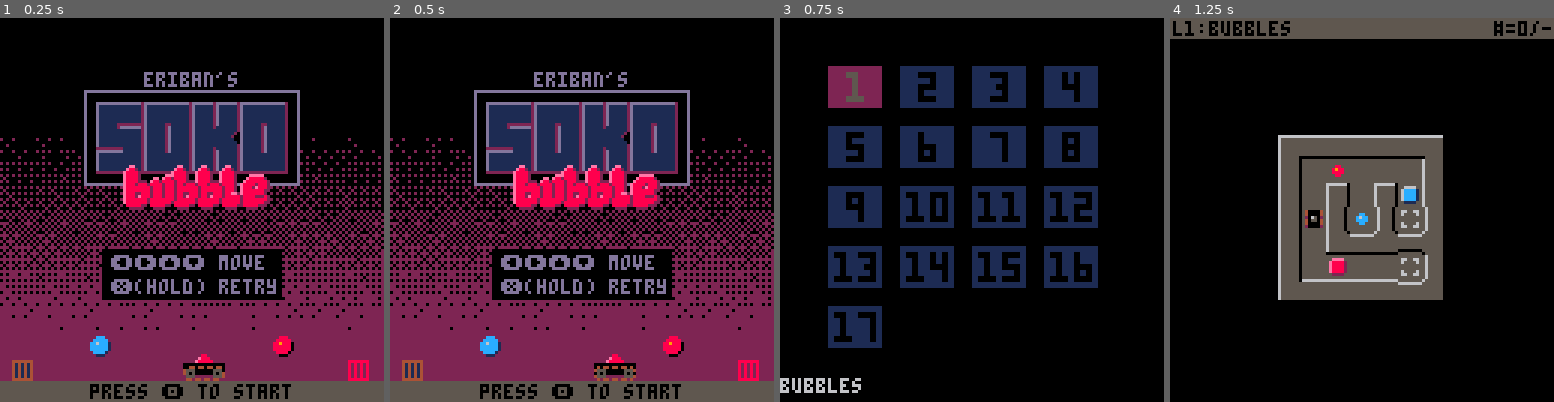
Above: before the commit, frames 1-4 (left to right).
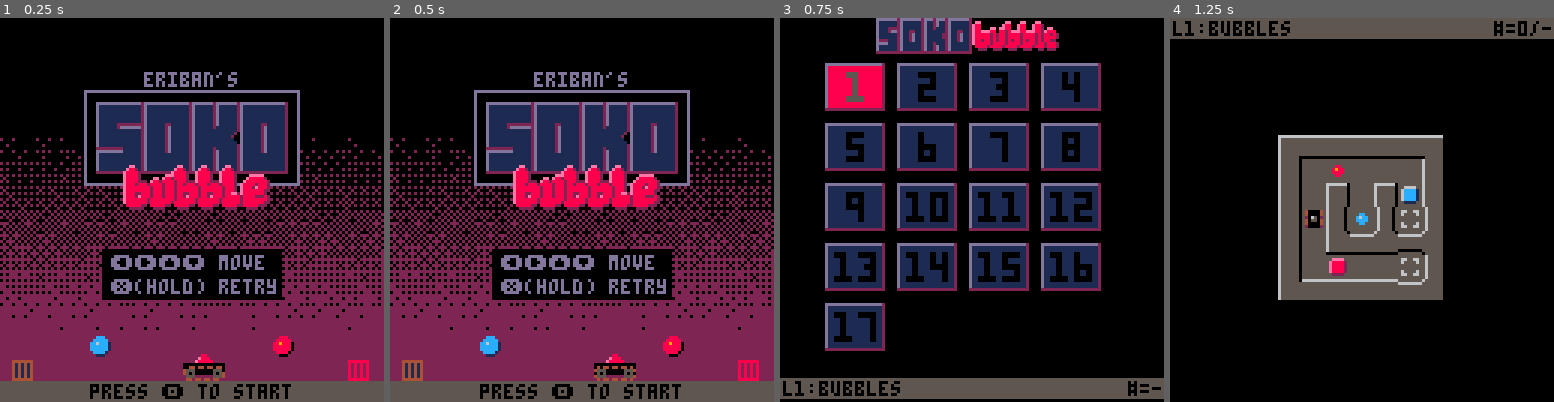
Above: after the commit, the same moments.

Repository: erwinbonsma/SokoBubbleP8
Game: PICO-8 cartridge sokobubble.p8
The game is run twice, just before and just after one commit, with the same random seed, the same clock (stepped at 60 frames per second) and the same inputs.
Inputs:
- Up to frame 1 (0.25 s): no input
- Up to frame 2 (0.5 s): tap X (X key) at 0.33 s
- Up to frame 3 (0.75 s): tap O (Z key) at 0.7 s
- Up to frame 4 (1.25 s): tap X (X key) at 1.07 s

Frames 1-2 are identical in both runs. In frame 3, 17% of the frame differs, in the area x 0-100%, y 0-100%; in frame 4, nothing differs.

Commit message:
Pimp level selection

Diff:
--- a/sokobubble.p8
+++ b/sokobubble.p8
@@ -81,6 +81,31 @@
  )
 end
 
+function draw_level_info(
+ level_idx,y,score
+)
+ rectfill(0,y,127,y+6,5)
+ print(
+  "l"..level_idx..":"
+  ..level_defs[level_idx].name,
+  1,y+1,0
+ )
+ local s="#="
+ if score then
+  s..=score.."/"
+ end
+ local hi=stats:get_hi(
+  level_id(level_idx)
+ )
+ if hi>0 then
+  s..=hi
+ else
+  s..="-"
+ end
+
+ print(s,128-#s*4,y+1,0)
+end
+
 function delta_rot(r1,r2)
  local d=r2-r1
  if d>180 then
@@ -395,6 +420,8 @@
 function levelmenu:draw()
  cls()
 
+ spr(135,32,0,8,2)
+
  for i=1,#level_defs do
   local row=(i-1)\self.ncols
   local col=(i-1)%self.ncols
@@ -404,28 +431,23 @@
   local focus=(
    col==self.cx and row==self.cy
   )
+  rect(x-1,y-1,x+18,y+14,2)
+  rect(x-1,y-1,x+17,y+13,13)
   rectfill(
    x,y,x+17,y+13,
-   focus and 2 or 1
+   focus and 8 or 1
   )
   local s=""..i
   local c=0
   if i==self.max_idx then
    c=5
   elseif i<self.max_idx then
-   c=12
+   c=2
   end
   printbig(s,x+10-#s*4,y+2,c)
 
   if focus then
-   local ld=level_defs[i]
-   print(ld.name,0,120,6)
-   if i<self.max_idx then
-    local s=""..stats:get_hi(
-     level_id(i)
-    )
-    print(s,127-4*#s,120,6)
-   end
+   draw_level_info(i,120)
   end
  end
 end
@@ -821,7 +843,6 @@
  o.lvl_def=lvl_def
 
  o.id=level_id(lvl_index)
- o.hi_score=_stats:get_hi(o.id)
 
  return o
 end
@@ -978,22 +999,9 @@
  self:_draw_bubbles()
  pal()
 
- rectfill(0,0,127,6,5)
- print(
-  "l"..self.idx..":"
-  ..self.lvl_def.name,
-  1,1,0
- )
- local s=(
-  "#="..game.mov_cnt.."/"
- )
- if self.hi_score>0 then
-  s..=self.hi_score
- else
-  s..="-"
- end
-
- print(s,128-#s*4,1,0)
+ draw_level_info(
+  self.idx,0,game.mov_cnt
+ )
 end
 
 function level:_box_on_tgt_at(
@@ -1315,18 +1323,18 @@
 06cccc1006c9911006c88c1006c3311006ccc1100c0000c0000cc000040cc040060cc060090cc090080cc080030cc0300c0cc0c044000044cc0000cc09444420
 00111100001111000011110000111100001111000cc00cc00000000004400440066006600990099008800880033003300cc00cc044400444ccc00ccc00222200
 0000000000000000000000000000000000000000000000000000000000000000000000000000000000000000000000000000000044400444ccc00ccc00000000
-000ee00000000000000ee000000ee000000ee0000000000000000000000000000000000000000000000000000000000000000000000000000000000000000000
-00e882000000000000e8820000e8820000e882000000000000000000000000000000000000000000000000000000000000000000000000000000000000000000
-0e888820000000000e8888200e8888200e8888200000000000000000000000000000000000000000000000000000000000000000000000000000000000000000
-0e8888200000000eee8888200e8888200e888820000eeeee00000000000000000000000000000000000000000000000000000000000000000000000000000000
-0e888820000ee0e8828888200e8888200e88882000e8888820000000000000000000000000000000000000000000000000000000000000000000000000000000
-0e88882220e88288882888222e8888222e8888200e88888882000000000000000000000000000000000000000000000000000000000000000000000000000000
-0e88828882888828882882888288828882888820e888828882000000000000000000000000000000000000000000000000000000000000000000000000000000
-0e88888888288828882888888828888888288820e8882e8882000000000000000000000000000000000000000000000000000000000000000000000000000000
-0e88888888288828882888888828888888288820e888888820000000000000000000000000000000000000000000000000000000000000000000000000000000
-0e88822888288828882882288828822888288ee2e888888820000000000000000000000000000000000000000000000000000000000000000000000000000000
-0e8882e888288828882882e8882882e8882888882888822282000000000000000000000000000000000000000000000000000000000000000000000000000000
-0e888888828888888828888882888888828888882888888882000000000000000000000000000000000000000000000000000000000000000000000000000000
+000ee00000000000000ee000000ee000000ee0000000000000000000ddddddd2ddddddd2ddd2ddd2ddddddd20000000000000000000000000000000000000000
+00e882000000000000e8820000e8820000e882000000000000000000d1111112d1111112d112d112d11111120ee00000000ee000ee000ee00000000000000000
+0e888820000000000e8888200e8888200e8888200000000000000000d1111112d1111112d112d112d1111112e880000000e8800e8800e8820000000000000000
+0e8888200000000eee8888200e8888200e888820000eeeee00000000d1112222d1111112d1121112d1111112e88000ee0ee8800e8800e8820ee0000000000000
+0e888820000ee0e8828888200e8888200e88882000e8888820000000d1112dd2d1122112d1111112d1122112e88eee8808828eee88eee882e888000000000000
+0e88882220e88288882888222e8888222e8888200e88888882000000d1111112d112d112d1111122d112d112e888882828828888288882828828200000000000
+0e88828882888828882882888288828882888820e888828882000000d1111112d112d112d1111122d112d112e888882828828888288882828888200000000000
+0e88888888288828882888888828888888288820e8882e8882000000d2221112d112d112d1111112d112d112e882882828828288282882828822000000000000
+0e88888888288828882888888828888888288820e888888820000000dddd1112d1111112d1121112d1111112e888882888828888288882882888200000000000
+0e88822888288828882882288828822888288ee2e888888820000000d1111112d1111112d112d112d11111120888828888288882888828882888200000000000
+0e8882e888288828882882e8882882e8882888882888822282000000d1111112d1111112d112d112d11111120022200222002220022200220222000000000000
+0e888888828888888828888882888888828888882888888882000000222222222222222222222222222222220000000000000000000000000000000000000000
 0e888888828888888288888882888888828888882888888820000000000000000000000000000000000000000000000000000000000000000000000000000000
 00888882208888822088888220888882208888820888882200000000000000000000000000000000000000000000000000000000000000000000000000000000
 00022220000222200002222000022220000222200022220000000000000000000000000000000000000000000000000000000000000000000000000000000000
